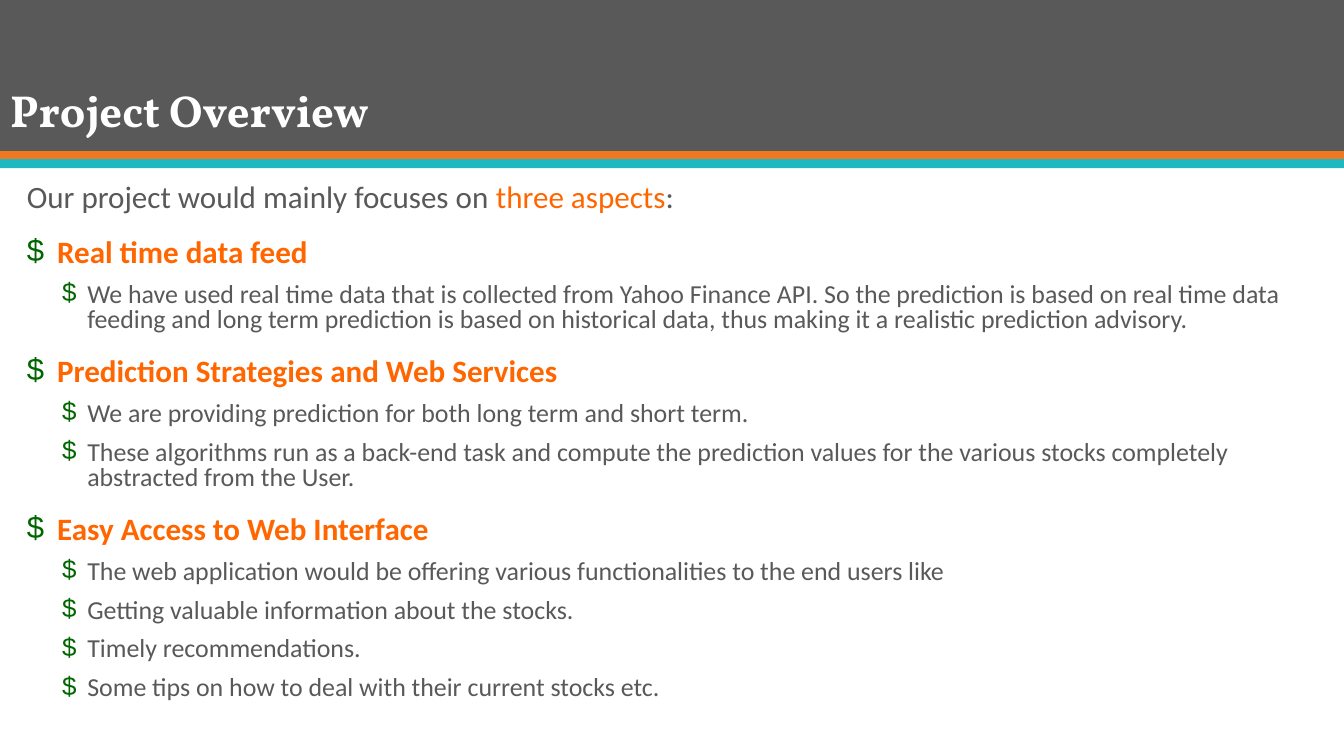
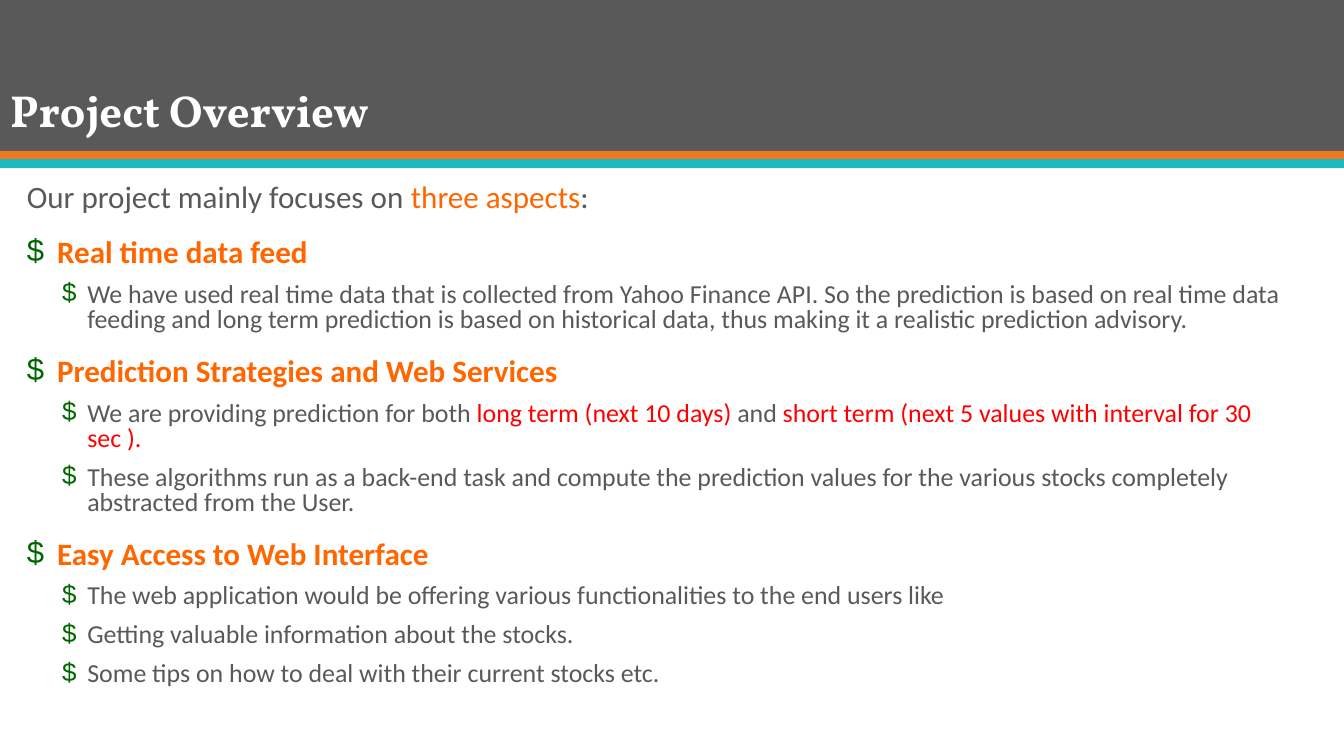
Before and after one commit to mJaiswal/Stock-Market-Prediction-Project, a slide deck: slide 4 of All Documentation/Presentations/Group 13 - ECE 568 - Final Project Preliminary Presentation.pptx. Drawn at 1344x756 pixels with LibreOffice and Linux fonts; fonts in the diff are those of the drawing. Boxes give left, top, right and bottom in pixels: in the first picture for what was removed or moved away, otherwise in the second. Text is boxed around its words. In the diff, an @@ line names an element or a change of style, - is before the commit and + after.

Commit message:
Final Project presentation

```diff
--- a/All Documentation/Presentations/Group 13 - ECE 568 - Final Project Preliminary Presentation.pptx
+++ b/All Documentation/Presentations/Group 13 - ECE 568 - Final Project Preliminary Presentation.pptx
@@ text at [27,186,589,214]: text changed @@
-Our project would mainly focuses on three aspects:
+Our project mainly focuses on three aspects:
@@ text at [87,403,1251,447]: text changed; text colour #595959 to #FF0000 @@
-  $ We are providing prediction for both long term and short term.
+  $ We are providing prediction for both long term (next 10 days) and short term (next 5 values with interval for 30 sec ).
@@ text at [87,639,361,661]: paragraph removed @@
-  $ Timely recommendations.
```
Also in this commit, not shown: 8 other slides changed, 2 slides added, 11 slides removed, 1 other file.
